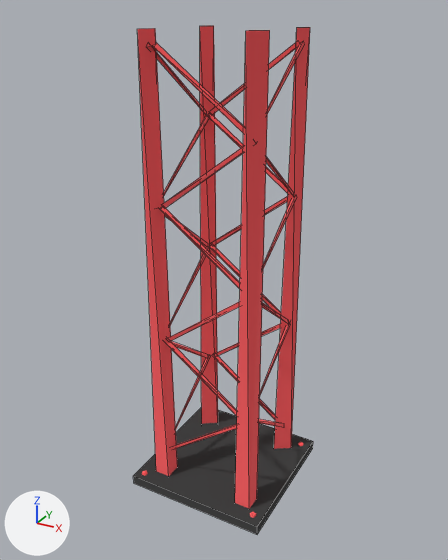
Renders of the Blender file Assets/Resources/Blocks/beam.blend from each side of a commit.
The view is the same before and after, from a camera (50 mm lens) standing at (1.77, -3.25, 3.13) and looking at (-0.02, -0.01, 1.51). The axes (+X, +Y, +Z) are drawn at lower left. The lights are the same throughout. Mesh edges are drawn as thin lines on the coarser meshes.

Before the edit, the objects in view are built like this:
```python
ob_beam = bpy.data.objects.new('Beam', me_cube_031)
ob_beam.parent = ob_constructionbeam
ob_beam.location = (-0.321, 0.322, 1.519)
ob_beam_001 = bpy.data.objects.new('Beam.001', me_cube_032)
ob_beam_001.parent = ob_constructionbeam
ob_beam_001.location = (0.318, 0.318, 1.519)
ob_beam_002 = bpy.data.objects.new('Beam.002', me_cube_029)
ob_beam_002.parent = ob_constructionbeam
ob_beam_002.location = (0.322, -0.322, 1.519)
ob_beam_003 = bpy.data.objects.new('Beam.003', me_cube_030)
ob_beam_003.parent = ob_constructionbeam
ob_beam_003.location = (-0.321, -0.318, 1.519)
ob_cube_025 = bpy.data.objects.new('Cube.025', me_cube_041)
ob_cube_025.parent = ob_constructionbeam
ob_cube_025.location = (0.318, -0.296, 2.497)
ob_cube_025.rotation_euler = (0.0, -0.935, 11.0)  # degrees (0, -54, 270)
ob_cube_025.scale = (0.0139, 0.0139, 0.374)
# also in view: 'Cube.028' at (0.02, -0.32, 1.6); 'Cube.020' at (0.01, 0.31, 1.6); 'TowerBase' at (0.0, 0.0, 0.03); 'Cube.024' at (-0.31, -0.02, 1.6)
```
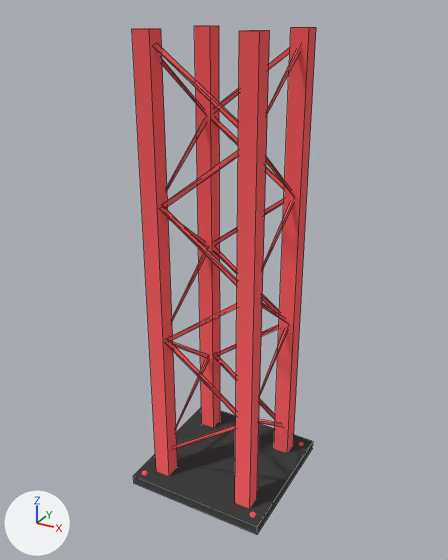
What differs and where, as boxes [x1, y1, x2, y2] in the pictures (448 x 560 px):
'Beam.002', modifiers changed: [235, 30, 270, 509] in both
'Beam.003', modifiers changed (15% wider): before [137, 28, 177, 476]; after [132, 28, 178, 476]
'Beam.001', modifiers changed (16% wider): before [274, 27, 310, 449]; after [274, 27, 316, 453]
'Beam', modifiers changed (42% wider): before [200, 26, 218, 424]; after [194, 25, 220, 428]

The edits, one by one:
Object 'Beam.001' (ob_beam_001) has a DECIMATE modifier named 'Decimate'.
Modifier setting removed (it was ratio = 0.57).
Object 'Beam' (ob_beam) has a DECIMATE modifier named 'Decimate'.
Modifier setting removed (it was ratio = 0.546).
Object 'Beam.003' (ob_beam_003) has a DECIMATE modifier named 'Decimate'.
Modifier setting removed (it was ratio = 0.785).
Object 'Beam.002' (ob_beam_002) has a DECIMATE modifier named 'Decimate'.
Modifier setting removed (it was ratio = 0.844).
